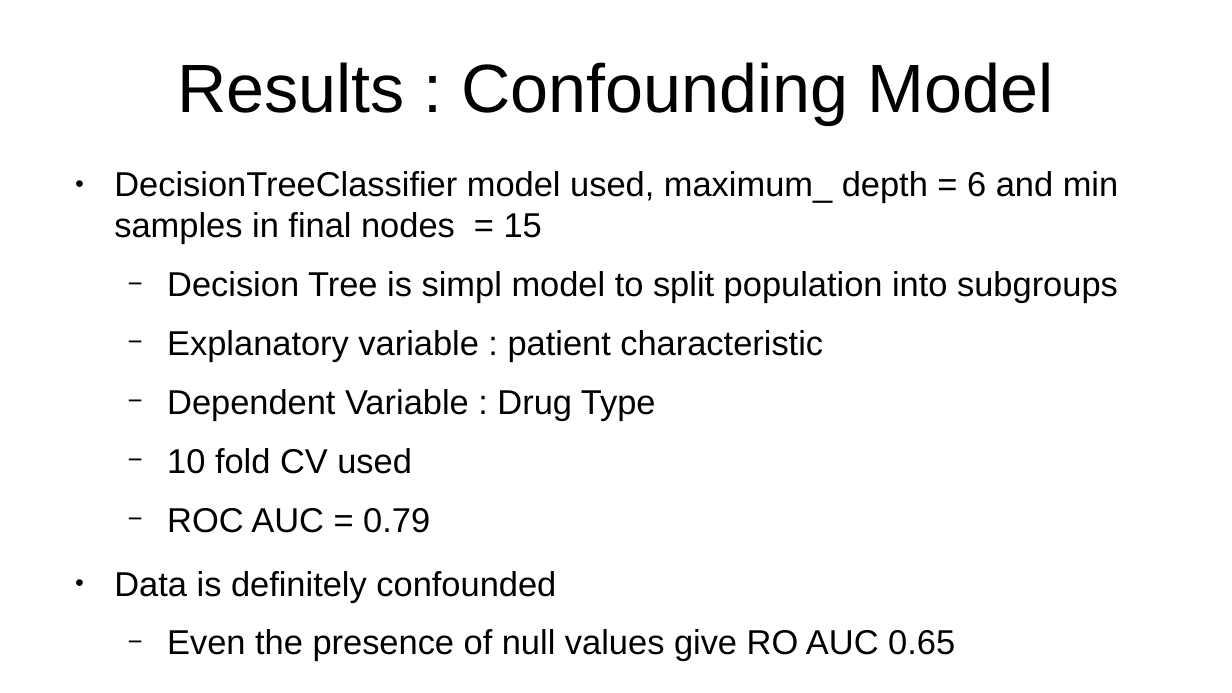
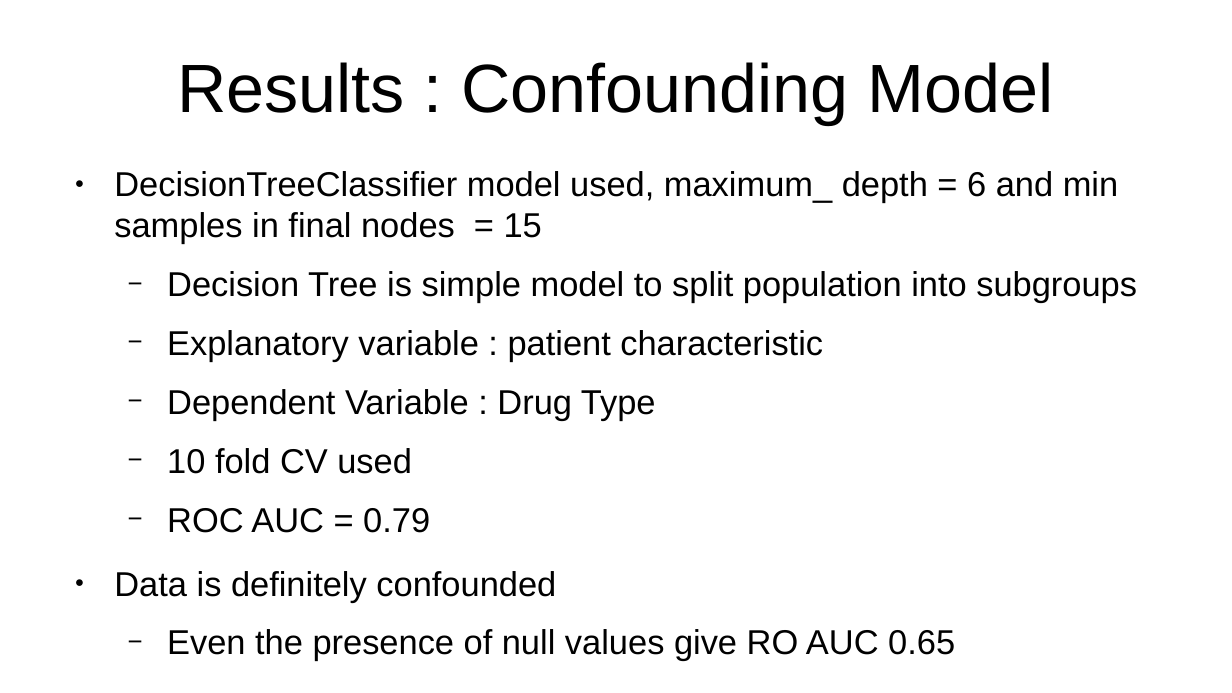
Before and after one commit to leexa90/RWD-drug-efficacy, a slide deck: slide 8 of ppt.odp. Drawn at 1232x693 pixels with LibreOffice and Linux fonts; fonts in the diff are those of the drawing. Boxes give left, top, right and bottom in pixels: in the first picture for what was removed or moved away, otherwise in the second. Text is boxed around its words. In the diff, an @@ line names an element or a change of style, - is before the commit and + after.

```diff
--- a/ppt.odp
+++ b/ppt.odp
@@ text at [167, 271, 1137, 303]: text changed @@
-  − Decision Tree is simpl model to split population into subgroups
+  − Decision Tree is simple model to split population into subgroups
```
Also in this commit, not shown: 2 other slides changed, 1 other file.
